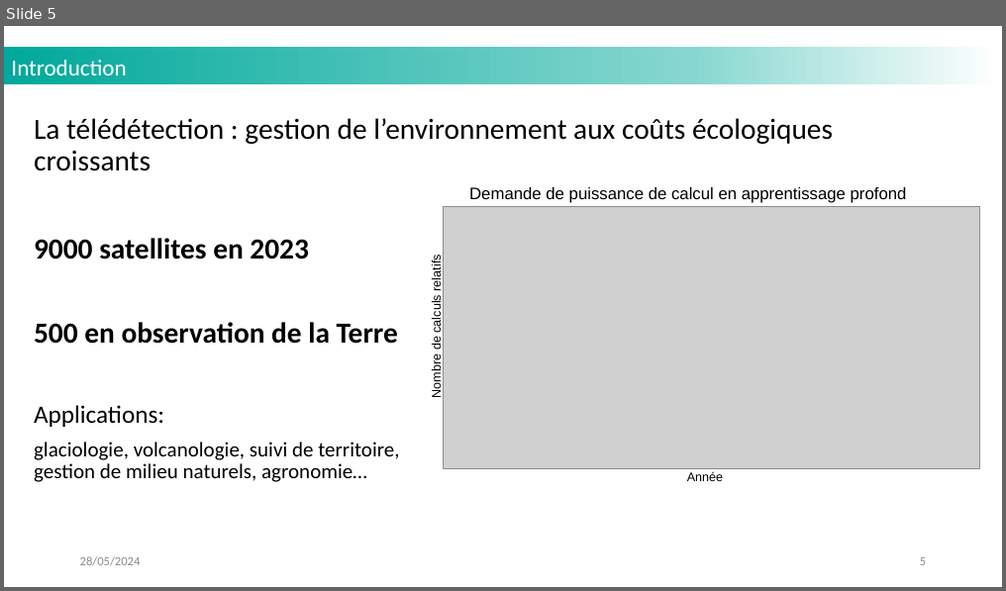
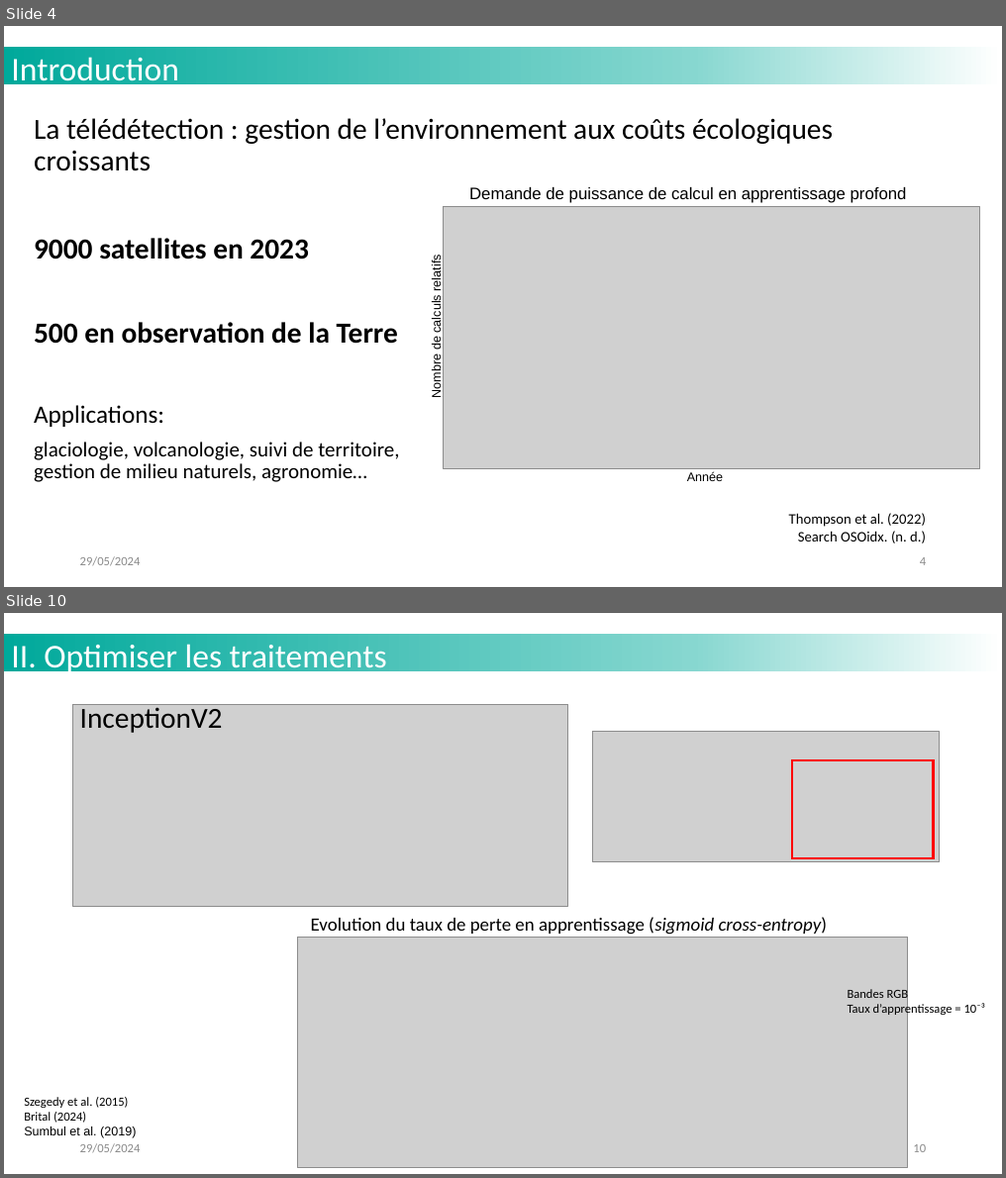
Before and after one commit to MattVerlynde/cahier-labo-stage, a slide deck: static/files_presentation/slides_presentation_stage_LISTIC_MVerlynde_2024.pptx. Shown one above the other, each under a label of ours: slide 5 before the commit, slides 4 and 10 after it; the slides between them are not shown. The pictures are 1006x591 and 1006x1178 pixels, drawn with LibreOffice and Linux fonts; fonts in the diff are those of the drawing; grey boxes stand for pictures; background and template pictures are left out. Boxes give left, top, right and bottom in pixels: in the first picture for what was removed or moved away, otherwise in the second. Text is boxed around its words. In the diff, an @@ line names an element or a change of style, - is before the commit and + after.

```diff
--- a/static/files_presentation/slides_presentation_stage_LISTIC_MVerlynde_2024.pptx
+++ b/static/files_presentation/slides_presentation_stage_LISTIC_MVerlynde_2024.pptx
@@ slide 10 added at bbox=[4, 613, 1002, 1174], background #FFFFFF; not listed: 1 template element that a slide beside it also shows @@
@@ text added at bbox=[11, 644, 387, 675], 32 pt, text #FFFFFF @@
+II. Optimiser les traitements
@@ picture added at bbox=[73, 704, 568, 906] @@
@@ text added at bbox=[80, 704, 223, 733], 28 pt, text #000000 @@
+InceptionV2
@@ picture added at bbox=[592, 731, 940, 862] @@
@@ rectangle added at bbox=[792, 761, 934, 859], outline #FF0000 2.25 pt @@
@@ picture added at bbox=[297, 937, 908, 1167] @@
@@ text added at bbox=[311, 917, 827, 935], 18 pt, text #000000 @@
+Evolution du taux de perte en apprentissage (sigmoid cross-entropy)
@@ text added at bbox=[847, 988, 985, 1017], 12 pt, text #000000 @@
+Bandes RGB
+Taux d’apprentissage = 10⁻³
@@ text added at bbox=[24, 1097, 136, 1139], 12 pt, text #000000 @@
+Szegedy et al. (2015)
+Brital (2024)
+Sumbul et al. (2019)
@@ text added at bbox=[80, 1144, 141, 1154], 12 pt, text #8B8B8B @@
+29/05/2024
@@ page number added at bbox=[913, 1145, 926, 1153], 12 pt, text #8B8B8B @@
+10
@@ what was slide 5 is now slide 4 @@
@@ slide 4 changed as well @@
@@ text "Introduction" at bbox=[11, 57, 178, 88]: size 22 to 32 pt @@
@@ text added at bbox=[789, 513, 926, 544], 14 pt, text #000000 @@
+Thompson et al. (2022)
+Search OSOidx. (n. d.)
@@ page number at bbox=[920, 558, 926, 566]: text changed @@
-5
+4
```
Also in this commit, not shown: 10 other slides changed, 6 other slides added, 5 slides removed, 2 other files.
